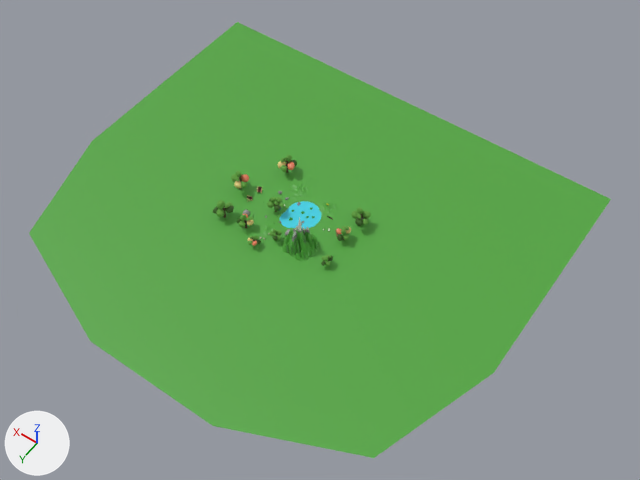
The glTF model assets/3d/nature-scene.glb, before and after one commit.
Camera for both pictures: a 50 mm lens placed at (-242.0, 317.0, 488.0), pointed at (-21.0, 8.0, 2.0). Every picture has the same lights, and +X, +Y and +Z are marked at lower left. Where no turn or scale is listed for an object, it has been applied to the vertices. Vertices at the same position are counted once.

Names of what the first picture shows: 'Ground', 'Lac'.
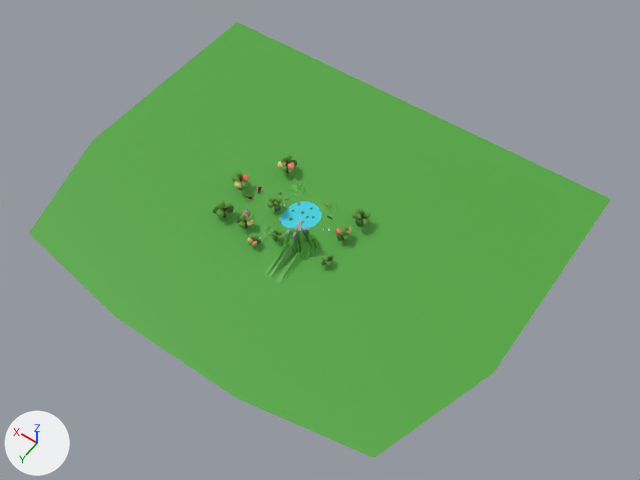
The change, as a diff of the scene's bpy script:
```diff
--- a/assets/3d/nature-scene.glb.py
+++ b/assets/3d/nature-scene.glb.py
@@ me_ground @@
 me_ground.from_pydata(...)  # 1321 vertices, 2448 faces; spans x -174.0..173.0, y -147.0..159.0, z 0.0..33.0
 # used by ob_ground; location = (4.8, 0.0, -1.2)
+# me_ground part 1: all 108 vertices in x -55.0..47.0, y 29.0..159.0, z 1.0 are scaled about their middle by (1, 0.648, 1)
 me_ground.materials.append(mat_ground_mat)
```

What differs and where, as boxes [x1, y1, x2, y2] in the pictures (640 x 480 px; the box of a moved part takes in the faces that stretch with it):
part 1 of me_ground, moved or reshaped
    both: [29, 232, 374, 458]
